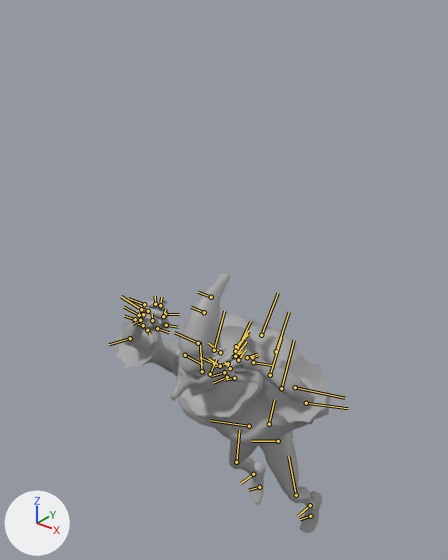
Renders of the FBX model Assets/Art/Characters/Pulcinella/Animation/Rough Animations/Anim_Pulcinella_Leap_Rough.fbx from each side of a commit.
Camera for both pictures: a 50 mm camera at (5.1, -8.05, 10.22) aimed at (-0.5, -1.06, 5.89). Every picture has the same lights, and +X, +Y and +Z are marked at lower left. Both versions are drawn at frame 54 of the action 'Take 001'; the numbers are the values there. The bones that bend it are drawn over the model as lines.

Objects in the first picture: 'Pulcinella_Deafault:Pulcinella'.
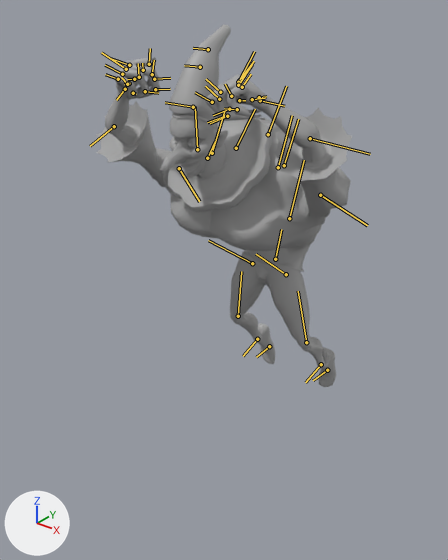
Commit message: Pushed updates to pulcinella animations

Edits to the bpy script that builds the scene:
```text
Change bone_pulcinella_deafault_character1_hips:
    where bone_pulcinella_deafault_character1_hips = bpy.data.objects['Pulcinella_Deafault:Character1_Reference'].pose.bones['Pulcinella_Deafault:Character1_Hips']
    bone_pulcinella_deafault_character1_hips.location: (0.5, 85.8, 112.9) -> (0.5, 418.9, 112.9)
Change bone_pulcinella_deafault_character1_leftfoot:
    where bone_pulcinella_deafault_character1_leftfoot = bpy.data.objects['Pulcinella_Deafault:Character1_Reference'].pose.bones['Pulcinella_Deafault:Character1_LeftFoot']  # child of 'Pulcinella_Deafault:Character1_LeftLeg'
    bone_pulcinella_deafault_character1_leftfoot.rotation_quaternion: (0.813, 0.575, -0.091, 0.0) -> (0.65, 0.75, -0.116, 0.033)  # degrees (71, -8, -6) -> degrees (99, -12, -8)
Change bone_pulcinella_deafault_character1_rightfoot:
    where bone_pulcinella_deafault_character1_rightfoot = bpy.data.objects['Pulcinella_Deafault:Character1_Reference'].pose.bones['Pulcinella_Deafault:Character1_RightFoot']  # child of 'Pulcinella_Deafault:Character1_RightLeg'
    bone_pulcinella_deafault_character1_rightfoot.rotation_quaternion: (0.813, 0.575, 0.094, -0.008) -> (0.649, 0.75, 0.119, -0.042)  # degrees (71, 9, 6) -> degrees (99, 13, 7)
```

Pixel boxes [x1, y1, x2, y2] of what changed, in the pictures (448 x 560 px):
'Pulcinella_Deafault:Pulcinella', posed (18% wider, 39% taller): before [115, 273, 331, 533]; after [96, 25, 352, 387]
bone 'Pulcinella_Deafault:Character1_Hips', root to tip: before (269, 424) to (274, 399); after (275, 259) to (281, 229)
bone 'Pulcinella_Deafault:Character1_LeftFoot', root to tip: before (310, 505) to (297, 516); after (321, 364) to (305, 382)
bone 'Pulcinella_Deafault:Character1_RightFoot', root to tip: before (253, 474) to (240, 483); after (257, 339) to (243, 356)
